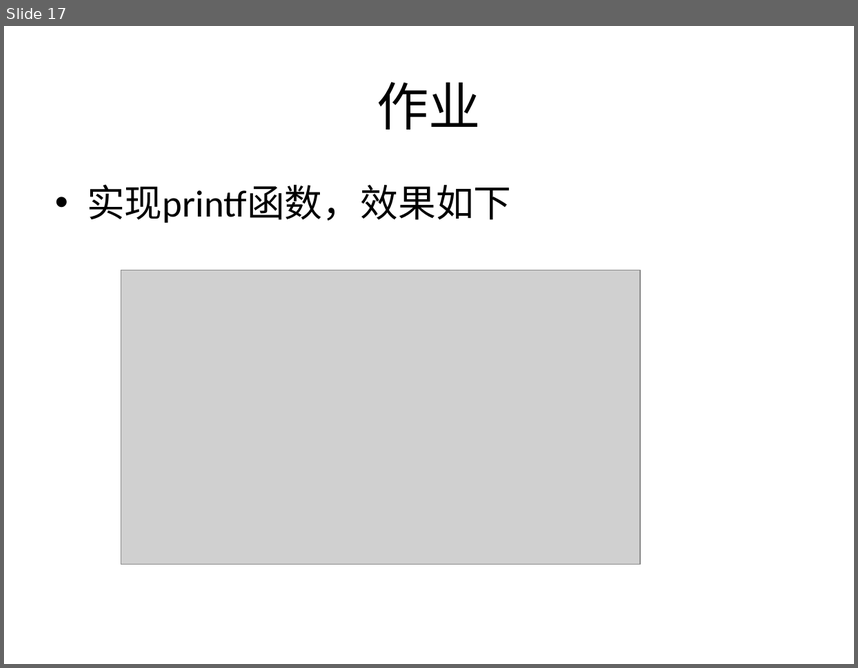
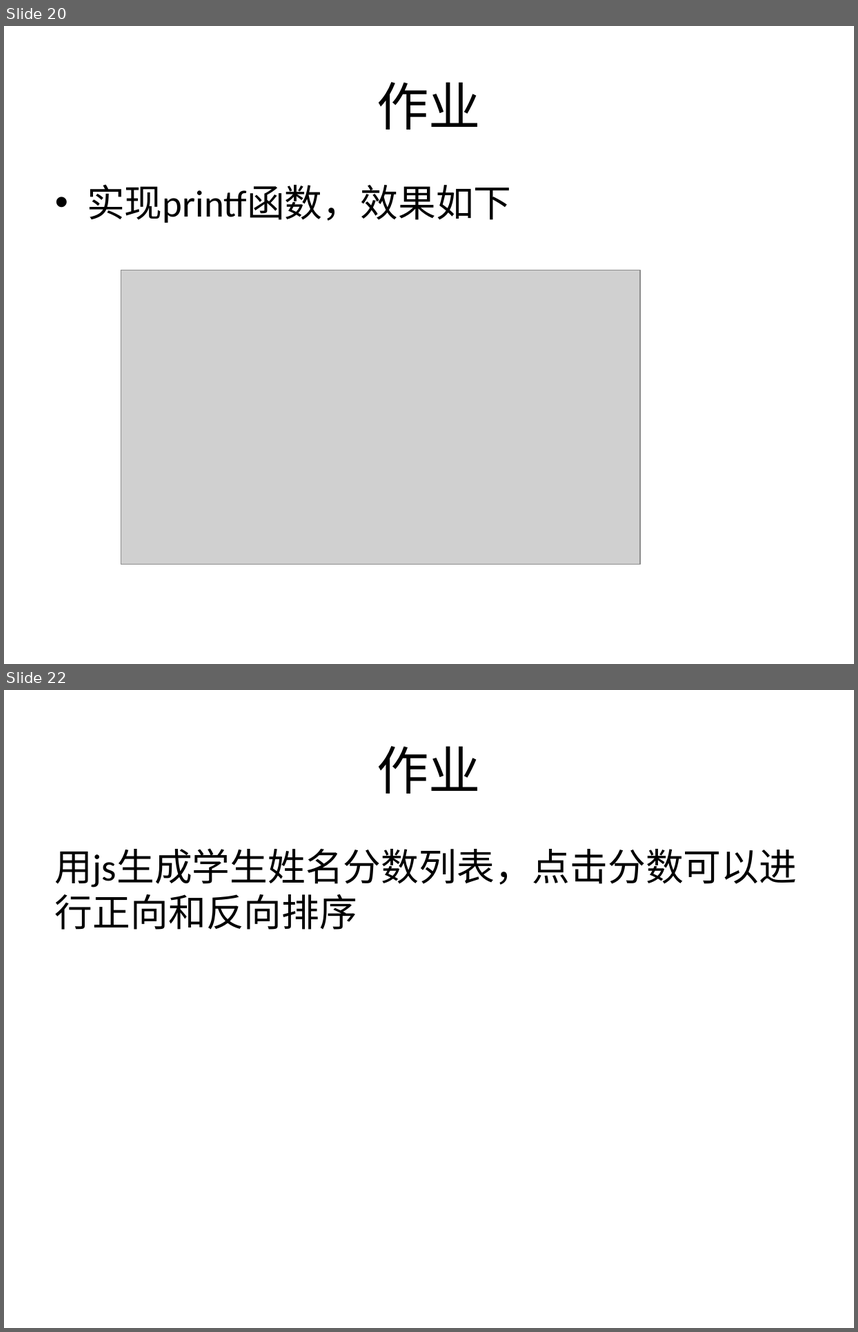
Before and after one commit to plter/HTML5Course20160612, a slide deck: JavaScript教学记录.pptx. Shown one above the other, each under a label of ours: slide 17 before the commit, slides 20 and 22 after it; the slides between them are not shown. The pictures are 858x668 and 858x1332 pixels, drawn with LibreOffice and Linux fonts; fonts in the diff are those of the drawing; grey boxes stand for pictures. Boxes give left, top, right and bottom in pixels: in the first picture for what was removed or moved away, otherwise in the second. Text is boxed around its words. In the diff, an @@ line names an element or a change of style, - is before the commit and + after.

```diff
--- a/JavaScript教学记录.pptx
+++ b/JavaScript教学记录.pptx
@@ slide 22 added at (x1=4, y1=690, x2=854, y2=1328), background #FFFFFF @@
@@ title added at (x1=377, y1=746, x2=481, y2=793), 44 pt, text #000000 @@
+作业
@@ text added at (x1=55, y1=848, x2=797, y2=929), 32 pt, text #000000 @@
+用js生成学生姓名分数列表，点击分数可以进行正向和反向排序
@@ what was slide 17 is now slide 20 @@
```
Also in this commit, not shown: 2 slides changed, 4 other slides added, 13 other files.
